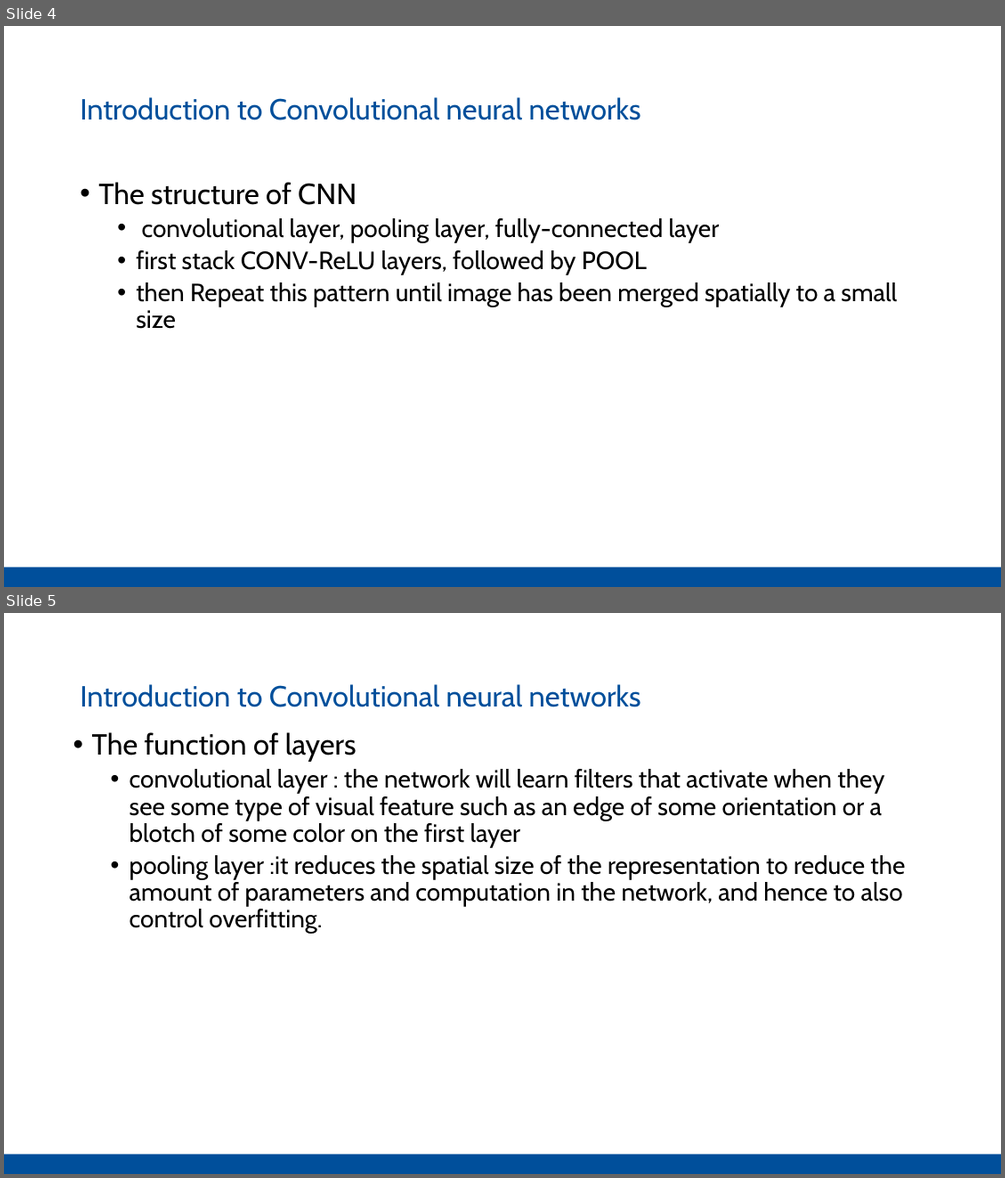
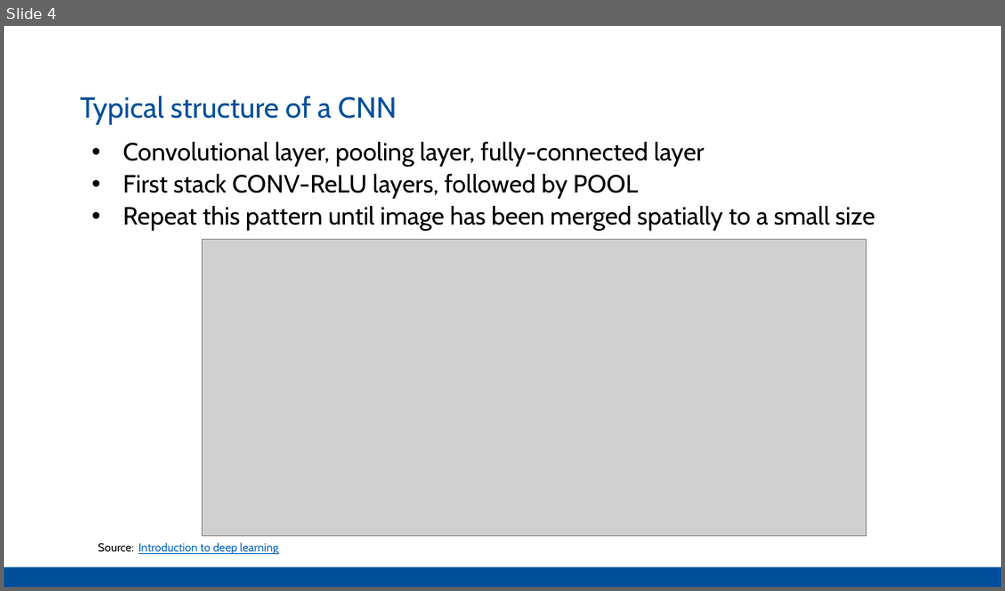
Before and after one commit to Pathi-rao/Image-Similarity-Estimation-using-Siamese-Neural-Networks, a slide deck: presentation.pptx. Shown one above the other, each under a label of ours: slides 4 and 5 before the commit, slide 4 after it. The pictures are 1005x1178 and 1005x591 pixels, drawn with LibreOffice and Linux fonts; fonts in the diff are those of the drawing; grey boxes stand for pictures. Boxes give left, top, right and bottom in pixels: in the first picture for what was removed or moved away, otherwise in the second. Text is boxed around its words. In the diff, an @@ line names an element or a change of style, - is before the commit and + after.

```diff
--- a/presentation.pptx
+++ b/presentation.pptx
@@ slide 5 removed at [4,613,1001,1174], background #FFFFFF; not listed: 1 template element that a slide beside it also shows @@
@@ text removed at [80,684,641,707] @@
-Introduction to Convolutional neural networks
@@ text removed at [92,732,905,933] @@
-• The function of layers
-  • convolutional layer : the network will learn filters that activate when they see some type of visual feature such as an edge of some orientation or a blotch of some color on the first layer
-  • pooling layer :it reduces the spatial size of the representation to reduce the amount of parameters and computation in the network, and hence to also control overfitting.
@@ slide 4 changed as well @@
@@ text at [80,95,396,125]: text changed @@
-Introduction to Convolutional neural networks
+Typical structure of a CNN
@@ text at [123,142,875,231]: text changed @@
-• The structure of CNN
-  • convolutional layer, pooling layer, fully-connected layer
-  • first stack CONV-ReLU layers, followed by POOL
-  • then Repeat this pattern until image has been merged spatially to a small size
+• Convolutional layer, pooling layer, fully-connected layer
+• First stack CONV-ReLU layers, followed by POOL
+• Repeat this pattern until image has been merged spatially to a small size
@@ picture added at [202,239,866,535] @@
@@ text added at [98,542,278,555], 11 pt, text #0563C1, underline @@
+Source: Introduction to deep learning
```
Also in this commit, not shown: 2 other slides changed, 6 slides added, 5 other slides removed.
